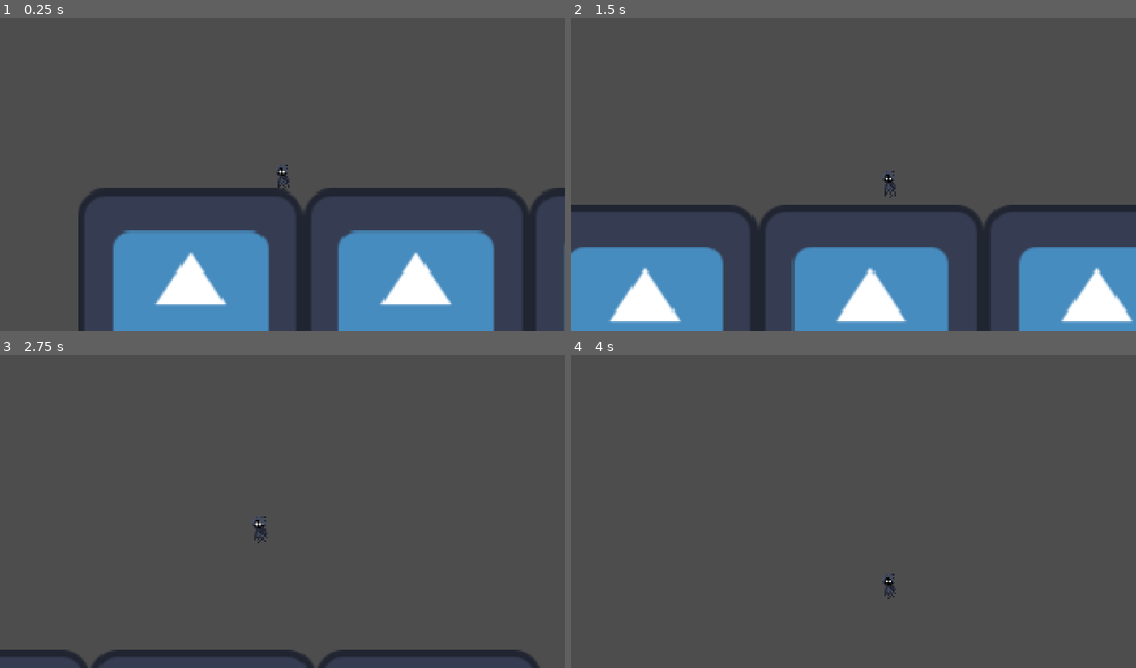
Above: before the commit, frames 1-4 (two rows, left to right).
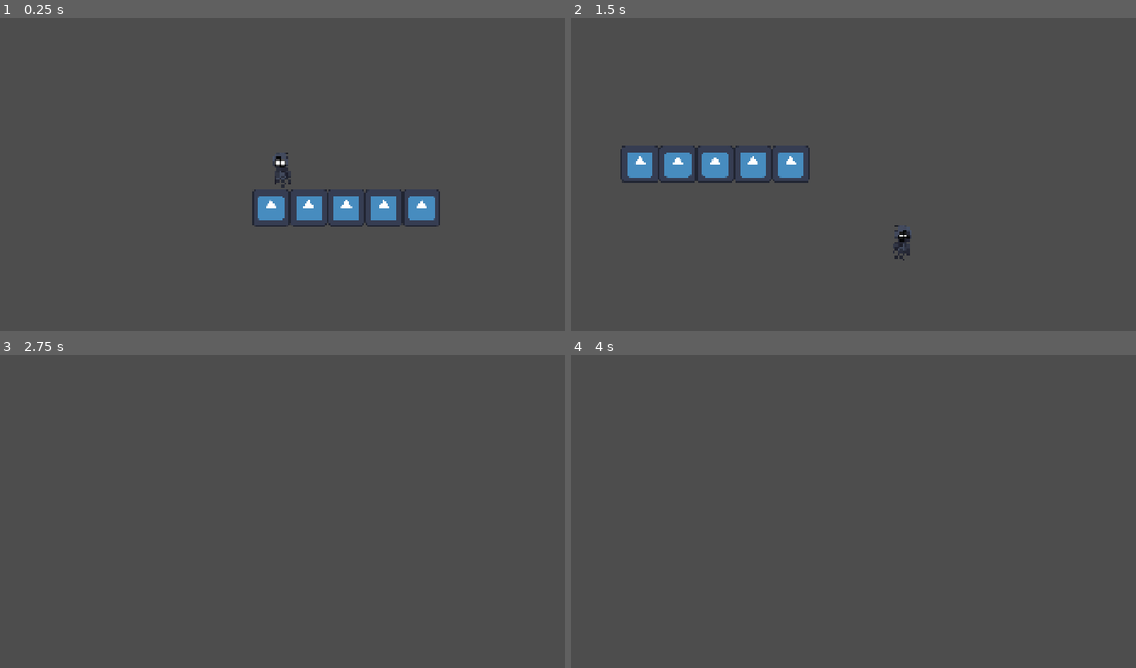
Above: after the commit, the same moments.

Repository: FireEntity1/voidborne
Game: Godot game, scene res://scenes/main.tscn
Same seed, same stepped clock (60 frames per second), same inputs: the game is played once before the commit and once after it. The project has no main scene, so this scene is started directly. The engine's default icon, where the game draws it, is replaced by a stand-in: a white triangle on a blue panel in a dark square.
Inputs:
- Up to frame 1 (0.25 s): no input
- Up to frame 2 (1.5 s): tap Enter (ui_accept) at 0.5 s; hold Space (jump) 0.53-1.28 s; hold Right (ui_right) from 0.53 s (still down); tap Space (jump) at 1.35 s
- Up to frame 3 (2.75 s): tap Space (jump) at 1.52, 1.82 s; release Right (ui_right) at 2.03 s; hold Left (ui_left) from 2.03 s (still down); hold Space (jump) from 2.03 s (still down)
- Up to frame 4 (4 s): release Left (ui_left) at 2.78 s; release Space (jump) at 2.78 s; hold Right (ui_right) from 2.78 s (still down); tap Space (jump) at 2.85, 3.02, 3.32 s; hold Space (jump) from 3.53 s (still down)

The runs differ from the first frame. In frame 1, 25% of the frame differs, in the area x 13-100%, y 43-100%; in frame 2, 27%, in the area x 0-100%, y 40-100%; in frame 3, 2.7%; in frame 4, 0.1%.

Commit message:
feat(physics): improved movement

Diff:
--- a/components/core/player.tscn
+++ b/components/core/player.tscn
@@ -71,15 +71,18 @@
 size = Vector2(8, 18)
 
 [node name="player" type="CharacterBody2D"]
+scale = Vector2(8, 8)
 script = ExtResource("1_hpv3a")
 
 [node name="camera" type="Camera2D" parent="."]
 ignore_rotation = false
+position_smoothing_enabled = true
+rotation_smoothing_enabled = true
 
 [node name="sprite" type="AnimatedSprite2D" parent="."]
 sprite_frames = SubResource("SpriteFrames_gfmea")
 autoplay = "default"
-frame_progress = 0.747656
+frame_progress = 0.414316
 
 [node name="collision" type="CollisionShape2D" parent="."]
 shape = SubResource("RectangleShape2D_hpv3a")
--- a/project.godot
+++ b/project.godot
@@ -33,14 +33,26 @@
 , Object(InputEventKey,"resource_local_to_scene":false,"resource_name":"","device":-1,"window_id":0,"alt_pressed":false …(183 unchanged characters)…
 ]
 }
+left={
+"deadzone": 0.2,
+"events": [Object(InputEventKey,"resource_local_to_scene":false,"resource_name":"","device":-1,"window_id":0,"alt_pressed":false,"shift_pressed":false,"ctrl_pressed":false,"meta_pressed":false,"pressed":false,"keycode":0,"physical_keycode":4194319,"key_label":0,"unicode":0,"location":0,"echo":false,"script":null)
+, Object(InputEventKey,"resource_local_to_scene":false,"resource_name":"","device":-1,"window_id":0,"alt_pressed":false,"shift_pressed":false,"ctrl_pressed":false,"meta_pressed":false,"pressed":false,"keycode":0,"physical_keycode":65,"key_label":0,"unicode":97,"location":0,"echo":false,"script":null)
+]
+}
+right={
+"deadzone": 0.2,
+"events": [Object(InputEventKey,"resource_local_to_scene":false,"resource_name":"","device":-1,"window_id":0,"alt_pressed":false,"shift_pressed":false,"ctrl_pressed":false,"meta_pressed":false,"pressed":false,"keycode":0,"physical_keycode":68,"key_label":0,"unicode":100,"location":0,"echo":false,"script":null)
+, Object(InputEventKey,"resource_local_to_scene":false,"resource_name":"","device":-1,"window_id":0,"alt_pressed":false,"shift_pressed":false,"ctrl_pressed":false,"meta_pressed":false,"pressed":false,"keycode":0,"physical_keycode":4194321,"key_label":0,"unicode":0,"location":0,"echo":false,"script":null)
+]
+}
 
 [physics]
 
-common/physics_ticks_per_second=120
+common/physics_ticks_per_second=240
+2d/default_gravity=3000.0
 
 [rendering]
 
 textures/canvas_textures/default_texture_filter=0
 renderer/rendering_method="gl_compatibility"
 renderer/rendering_method.mobile="gl_compatibility"
-2d/snap/snap_2d_transforms_to_pixel=true
--- a/scenes/main.tscn
+++ b/scenes/main.tscn
@@ -11,30 +11,16 @@
 grow_horizontal = 2
 grow_vertical = 2
 
-[node name="game" type="SubViewportContainer" parent="."]
-texture_filter = 1
-layout_mode = 1
-anchors_preset = 15
-anchor_right = 1.0
-anchor_bottom = 1.0
-grow_horizontal = 2
-grow_vertical = 2
-size_flags_horizontal = 3
-size_flags_vertical = 3
-stretch = true
-stretch_shrink = 6
+[node name="game" type="Node2D" parent="."]
+position = Vector2(930, 260)
 
-[node name="viewport" type="SubViewport" parent="game"]
-handle_input_locally = false
-size = Vector2i(320, 180)
-render_target_update_mode = 4
+[node name="player" parent="game" instance=ExtResource("1_o5qli")]
+position = Vector2(3, 35)
 
-[node name="player" parent="game/viewport" instance=ExtResource("1_o5qli")]
-position = Vector2(37, 120)
+[node name="loaded_scene" type="Node2D" parent="game"]
+position = Vector2(-34, -85)
 
-[node name="loaded_scene" type="Node2D" parent="game/viewport"]
-
-[node name="intro" parent="game/viewport/loaded_scene" instance=ExtResource("2_0wfyh")]
+[node name="intro" parent="game/loaded_scene" instance=ExtResource("2_0wfyh")]
 position = Vector2(-87.3333, 129.167)
 
 [node name="ui" type="CanvasLayer" parent="."]
--- a/scripts/core/player.gd
+++ b/scripts/core/player.gd
@@ -1,18 +1,12 @@
 extends CharacterBody2D
 
-var camera_float_pos = Vector2.ZERO
-const SMOOTH_X = 8.0
-const SMOOTH_Y = 4.0
-const VERTICAL_DEADZONE = 32.0
+const SPEED = 900.0
+const JUMP_VELOCITY = 1000.0
 
-const SPEED = 300.0
-const JUMP_VELOCITY = -400.0
-
-var jumped = 0.0
+var jumped = JUMP_VELOCITY
 
 func _ready() -> void:
-	camera_float_pos = global_position
-	$camera.top_level = true
+	pass
 
 func _physics_process(delta: float) -> void:
 	if not is_on_floor():
@@ -24,33 +18,37 @@
 	if Input.is_action_pressed("jump") and is_on_floor():
 		velocity.y = -jumped
 		jumped -= delta*20.0
-	if Input.is_action_just_released("jump") or (-0.1 < velocity.y and velocity.y < 0.1):
+	if Input.is_action_just_released("jump") and velocity.y < 0:
 		velocity.y = 5
-		jumped = 400.0
+		jumped = JUMP_VELOCITY
 
-	var direction := Input.get_axis("ui_left", "ui_right")
+	var direction := Input.get_axis("left", "right")
 	if direction:
 		velocity.x = direction * SPEED
 	else:
 		velocity.x = move_toward(velocity.x, 0, SPEED)
+	if Input.is_action_just_pressed("left"):
+		$sprite.scale.x = 1
+	elif Input.is_action_just_pressed("right"):
+		$sprite.scale.x = -1
 
-	camera_smooth(delta)
+	#camera_smooth(delta)
 	move_and_slide()
-	position = position.round()
+	#position = position.round()
 
-func camera_smooth(delta: float):
-	var smooth_speed = 12.0
-	var target = global_position
-	camera_float_pos.x = lerp_avg(camera_float_pos.x, target.x, SMOOTH_X, delta)
-
-	var diff_y = target.y - camera_float_pos.y
-	if abs(diff_y) > VERTICAL_DEADZONE:
-		var actual_target_y = target.y - (sign(diff_y)*VERTICAL_DEADZONE)
-		camera_float_pos.y = lerp_avg(camera_float_pos.y,actual_target_y,SMOOTH_Y,delta)
-
-	camera_float_pos = camera_float_pos.lerp(global_position, 1.0 - exp(-smooth_speed * delta))
-
-	$camera.global_position = camera_float_pos.round()
-
-func lerp_avg(current: float, target: float, speed: float, delta: float):
-	return lerp(current, target, 1.0 - exp(-speed * delta))
+#func camera_smooth(delta: float):
+	#var smooth_speed = 12.0
+	#var target = global_position
+	#camera_float_pos.x = lerp_avg(camera_float_pos.x, target.x, SMOOTH_X, delta)
+	#
+	#var diff_y = target.y - camera_float_pos.y
+	#if abs(diff_y) > VERTICAL_DEADZONE:
+		#var actual_target_y = target.y - (sign(diff_y)*VERTICAL_DEADZONE)
+		#camera_float_pos.y = lerp_avg(camera_float_pos.y,actual_target_y,SMOOTH_Y,delta)
+	#
+	#camera_float_pos = camera_float_pos.lerp(global_position, 1.0 - exp(-smooth_speed * delta))
+	#
+	#$camera.global_position = camera_float_pos.round()
+#
+#func lerp_avg(current: float, target: float, speed: float, delta: float):
+	#return lerp(current, target, 1.0 - exp(-speed * delta))
